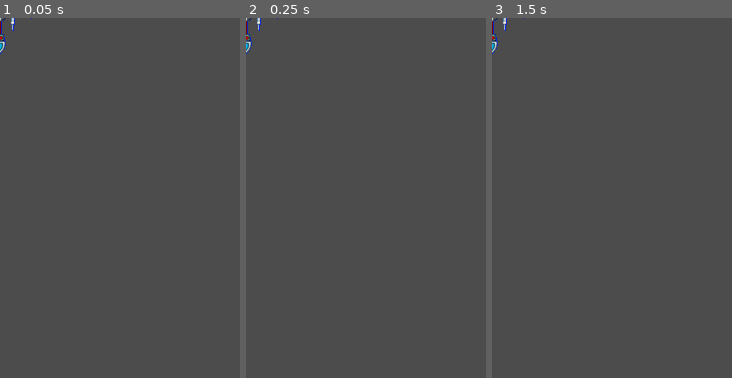
Above: before the commit, frames 1-3 (left to right).
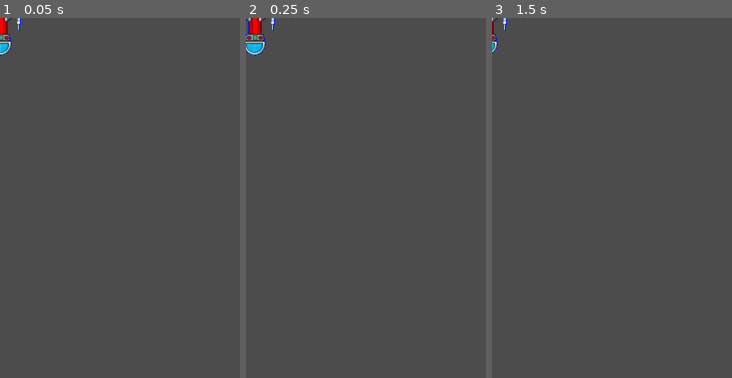
Above: after the commit, the same moments.

Repository: CaKellum/LoneStarfighter
Game: Godot game, scene res://src/EnemyHard.tscn
The game is run twice, just before and just after one commit, with the same random seed, the same clock (stepped at 60 frames per second) and the same inputs. This scene is started directly instead of the project's main scene.
Inputs:
- Up to frame 1 (0.05 s): no input
- Up to frame 2 (0.25 s): no input
- Up to frame 3 (1.5 s): hold Right (right) 0.53-1.28 s; hold W (fire) 0.53-1.28 s; tap Enter at 1.25 s; hold Left (left) from 1.28 s (still down); tap W (fire) at 1.35 s
The pictures show only the part of the screen within x 0-50%, y 0-50%; the shares and areas given below are measured in that part.

The runs differ from the first frame. In frame 1, 0.5% of the frame differs, in the area x 0-16%, y 0-11%; in frame 2, 0.7%, in the area x 0-20%, y 0-11%; in frame 3, nothing differs.

Commit message:
Adds flesh to hardenemy

Diff:
--- /dev/null
+++ b/project/src/EnemyHard.gd
@@ -0,0 +1,76 @@
+extends KinematicBody2D
+
+signal destroyed
+signal in_stage
+
+var rng := RandomNumberGenerator.new()
+var is_on_path := false
+var is_in_area := false
+var can_fire := false
+var can_move := true
+var velocity := Vector2.ZERO
+var amt_fired := 0
+var path_points := []
+
+onready var start_pos := position
+onready var enemy_move := EnemyMovement.new(start_pos)
+
+func _ready()->void:
+	if get_parent() is Path2D:
+		var parent :Path2D= get_parent()
+		path_points = parent.curve.get_baked_points()
+		is_on_path = true
+
+
+func _process(delta:float)->void:
+	if is_on_path:
+		if can_move:
+			velocity = enemy_move.on_path(path_points,position)
+			var _collision := move_and_collide((velocity*100)*delta)
+	elif is_in_area:
+		position = enemy_move.oscillate(position)
+	else:
+		position = enemy_move.error_oscillation(position)
+	if can_fire and can_move:
+		enemy_move.fire(get_parent().get_parent(), $RightMuzzle.global_position)
+		enemy_move.fire(get_parent().get_parent(), $LeftMuzzle.global_position)
+		can_fire = false
+
+
+func hit()-> void:
+	can_move = false
+	velocity = Vector2.ZERO
+	set_collision_layer_bit(0,false)
+	set_collision_layer_bit(3,false)
+	set_collision_mask_bit(0,false)
+	set_collision_mask_bit(3,false)
+	emit_signal("destroyed")
+
+
+func _on_Appearance_animation_finished()->void:
+	self.queue_free()
+
+
+func _on_EnemyArea_body_entered(body)->void:
+	if body == self:
+		is_in_area = true
+		is_on_path = false
+		emit_signal("in_stage")
+
+
+func _on_HoverTimer_timeout():
+	is_in_area = false
+	is_on_path = true
+
+
+func _on_FireTimer_timeout():
+	can_fire = true
+	$FireTimer.wait_time = rng.randf_range(1,3)
+	$FireTimer.start()
+
+
+func _on_Area2D_body_entered(body):
+	if body == self:
+		emit_signal("in_stage")
+		is_in_area = true
+		is_on_path = false
--- a/project/src/EnemyHard.tscn
+++ b/project/src/EnemyHard.tscn
@@ -1,7 +1,8 @@
-[gd_scene load_steps=13 format=2]
+[gd_scene load_steps=14 format=2]
 
 [ext_resource path="res://assets/M484ExplosionSet1.png" type="Texture" id=1]
 [ext_resource path="res://assets/shipsry8.png" type="Texture" id=2]
+[ext_resource path="res://src/EnemyHard.gd" type="Script" id=3]
 
 [sub_resource type="AtlasTexture" id=1]
 flags = 4
@@ -68,6 +69,9 @@
 
 [node name="Enemy_Hard" type="KinematicBody2D"]
 rotation = 3.14159
+collision_layer = 9
+collision_mask = 9
+script = ExtResource( 3 )
 __meta__ = {
 "_edit_group_": true
 }
@@ -79,7 +83,7 @@
 [node name="CollisionShape2D" type="CollisionPolygon2D" parent="."]
 polygon = PoolVector2Array( 15.3979, -32.0974, 12.2481, -35.4047, 5.16103, -38.2395, -1.76854, -35.4047, -5.70579, -29. …(961 unchanged characters)…
 
-[node name="Timer" type="Timer" parent="."]
+[node name="FireTimer" type="Timer" parent="."]
 
 [node name="RightMuzzle" type="Position2D" parent="."]
 position = Vector2( -13, -16 )
Binary file added: project/assets/ospaceship-main.png
Not shown, added: project/assets/ospaceship-main.png.import
Not shown, changed: README.md
